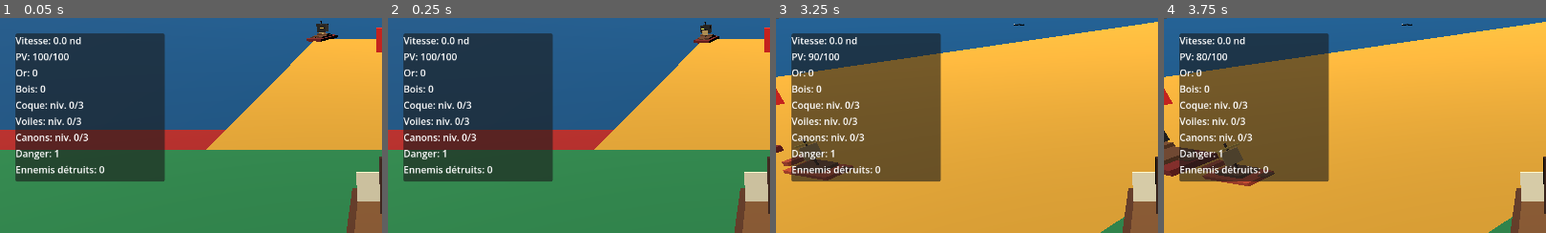
Above: before the commit, frames 1-4 (left to right).
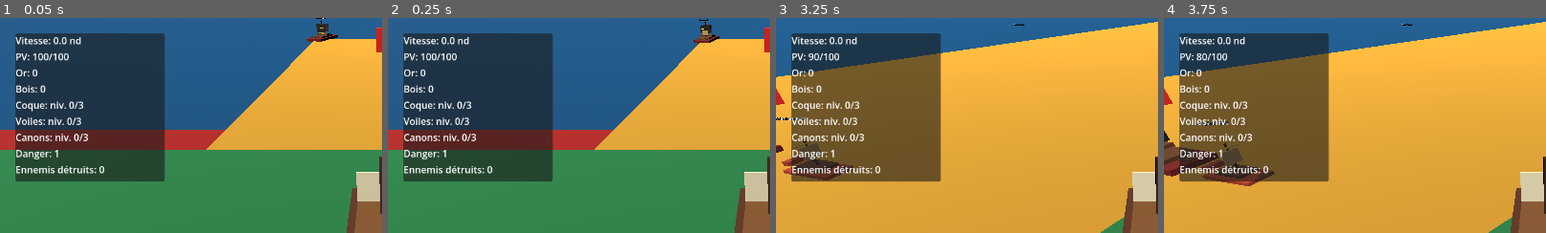
Above: after the commit, the same moments.

Repository: blou132/jeux-pirate
Game: Godot game, scene res://scenes/world/World.tscn
The game is run twice, just before and just after one commit, with the same random seed, the same clock (stepped at 60 frames per second) and the same inputs.
Inputs (mouse positions are % of the whole screen's width and height, from its top left):
- Up to frame 1 (0.05 s): no input
- Up to frame 2 (0.25 s): no input
- Up to frame 3 (3.25 s): tap Enter at 0.5 s; move the mouse to (72, 45) at 0.52 s; hold D 0.53-1.25 s; hold Z 0.53-1.25 s; click (72, 45) at 0.67 s; drag from (30, 55) to (45, 70) at 1.27 s; move the mouse to (60, 28) at 2.02 s; hold D 2.03-2.75 s; tap E at 2.1 s; tap Space at 2.75 s; drag from (45, 70) to (20, 35) at 2.77 s
- Up to frame 4 (3.75 s): move the mouse to (80, 65) at 3.52 s; hold A from 3.53 s (still down); hold Q from 3.53 s (still down)
The pictures show only the part of the screen within x 0-50%, y 0-50%; the shares and areas given below are measured in that part.

The runs differ from the first frame. In frame 1, less than 0.1% of the frame differs, in the area x 82-86%, y 0-1%; in frame 2, less than 0.1%; in frame 3, less than 0.1%; in frame 4, less than 0.1%, in the area x 8-17%, y 48-51%.

Commit message:
feat: add enemy ship nameplates

Diff:
--- a/scenes/boats/EnemyShip.tscn
+++ b/scenes/boats/EnemyShip.tscn
@@ -68,3 +68,9 @@
 [node name="CollisionShape3D" type="CollisionShape3D" parent="."]
 position = Vector3(0, 0.25, 0)
 shape = SubResource("BoxShape3D_collision")
+
+[node name="Nameplate" type="Label3D" parent="."]
+position = Vector3(0, 3.1, 0)
+billboard = 1
+text = "Brigantin pirate - 60 PV"
+font_size = 28
--- a/scripts/boats/EnemyShip.gd
+++ b/scripts/boats/EnemyShip.gd
@@ -22,6 +22,7 @@
 func _ready() -> void:
 	health = max_health
 	add_to_group("enemy_ships")
+	_refresh_nameplate()
 	health_changed.emit(health, max_health)
 
 
@@ -55,11 +56,15 @@
 		_set_mesh_color("Visuals/Hull", config["hull_color"])
 	if config.has("sail_color"):
 		_set_mesh_color("Visuals/Sail", config["sail_color"])
+	if config.has("nameplate_height"):
+		_set_nameplate_height(float(config["nameplate_height"]))
 
 	_apply_visual_style(String(config.get("visual_style", "brigantine")))
+	_refresh_nameplate()
 
 	if is_inside_tree():
 		health = clampi(health, 1, max_health)
+		_refresh_nameplate()
 		health_changed.emit(health, max_health)
 
 
@@ -96,6 +101,7 @@
 		return
 
 	health = clampi(health - amount, 0, max_health)
+	_refresh_nameplate()
 	health_changed.emit(health, max_health)
 
 	if health <= 0:
@@ -210,3 +216,15 @@
 		hud.show_temporary_context_message(message, 2.4)
 	elif hud.has_method("set_context_message"):
 		hud.set_context_message(message)
+
+
+func _refresh_nameplate() -> void:
+	var nameplate := get_node_or_null("Nameplate") as Label3D
+	if nameplate != null:
+		nameplate.text = "%s - %d PV" % [display_name, health]
+
+
+func _set_nameplate_height(height: float) -> void:
+	var nameplate := get_node_or_null("Nameplate") as Label3D
+	if nameplate != null:
+		nameplate.position.y = height
--- a/scripts/world/SpawnManager.gd
+++ b/scripts/world/SpawnManager.gd
@@ -166,6 +166,7 @@
 		"hull_color": Color(0.68, 0.23, 0.11, 1.0),
 		"sail_color": Color(0.78, 0.63, 0.36, 1.0),
 		"visual_style": "small",
+		"nameplate_height": 2.45,
 	})
 	variants.append({
 		"id": "brigantine",
@@ -186,6 +187,7 @@
 		"hull_color": Color(0.42, 0.08, 0.06, 1.0),
 		"sail_color": Color(0.12, 0.11, 0.10, 1.0),
 		"visual_style": "brigantine",
+		"nameplate_height": 3.1,
 	})
 	variants.append({
 		"id": "heavy_patrol",
@@ -206,6 +208,7 @@
 		"hull_color": Color(0.16, 0.18, 0.23, 1.0),
 		"sail_color": Color(0.28, 0.27, 0.24, 1.0),
 		"visual_style": "heavy",
+		"nameplate_height": 3.75,
 	})
 	return variants
 
